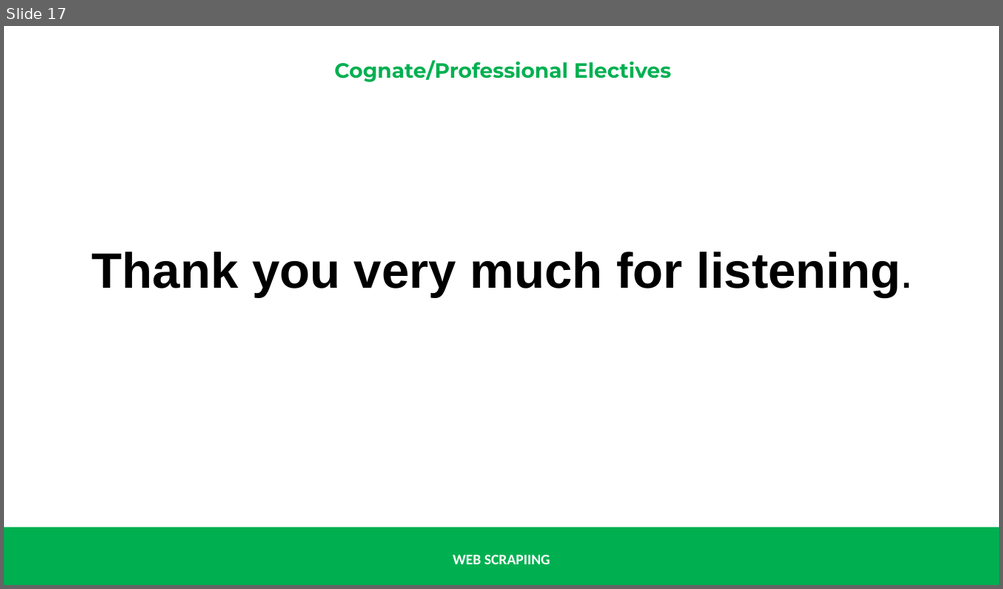
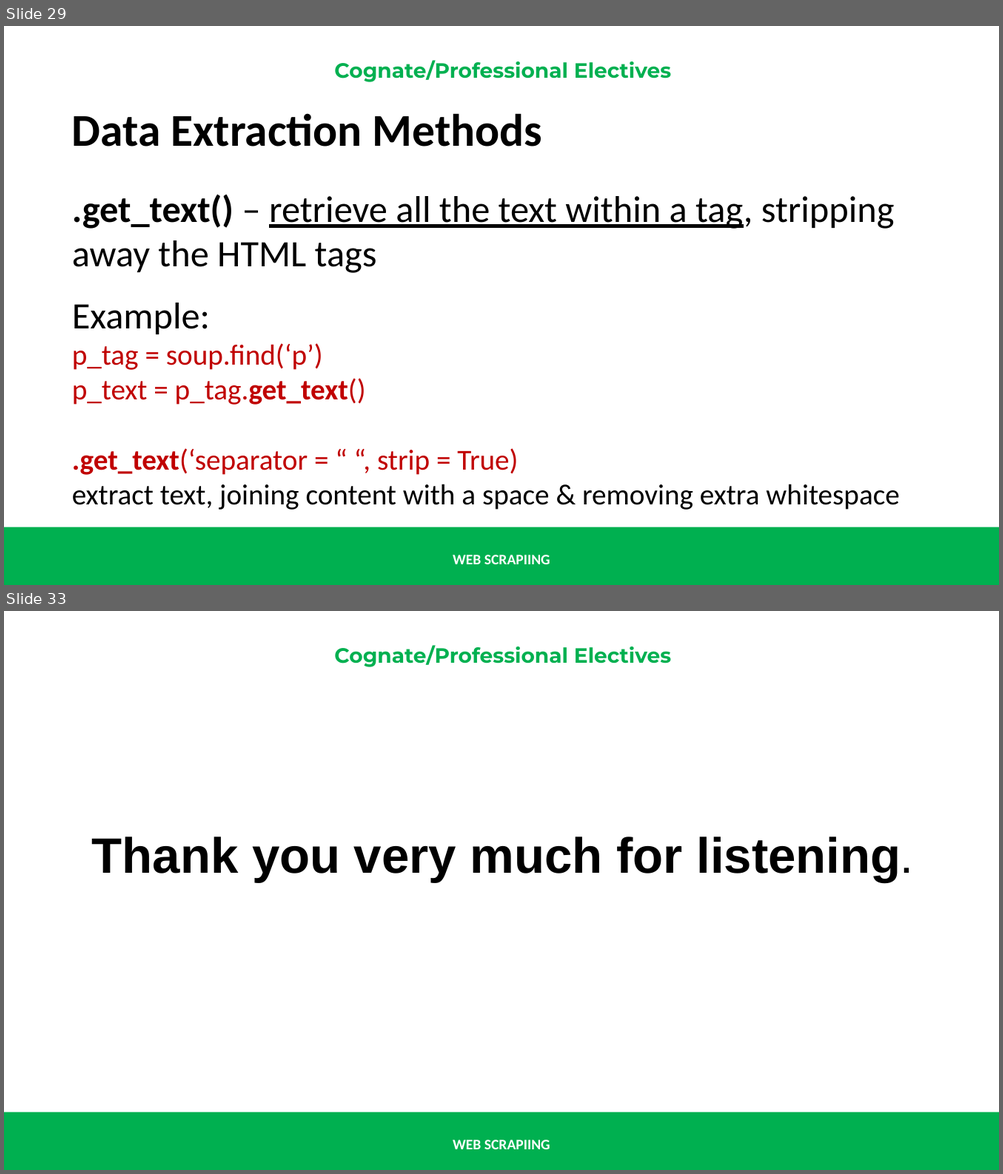
Before and after one commit to renatomaaliw3/public_files, a slide deck: CPE Electives (1 - 3)/01. Lectures Notebook/00. Presentations & Text Books/01. Electives 1 to 3/06.5 Web Scraping.pptx. Shown one above the other, each under a label of ours: slide 17 before the commit, slides 29 and 33 after it; the slides between them are not shown. The pictures are 1003x589 and 1003x1174 pixels, drawn with LibreOffice and Linux fonts; fonts in the diff are those of the drawing. Boxes give left, top, right and bottom in pixels: in the first picture for what was removed or moved away, otherwise in the second. Text is boxed around its words. In the diff, an @@ line names an element or a change of style, - is before the commit and + after.

```diff
--- a/CPE Electives (1 - 3)/01. Lectures Notebook/00. Presentations & Text Books/01. Electives 1 to 3/06.5 Web Scraping.pptx
+++ b/CPE Electives (1 - 3)/01. Lectures Notebook/00. Presentations & Text Books/01. Electives 1 to 3/06.5 Web Scraping.pptx
@@ slide 29 added at (x1=4, y1=26, x2=999, y2=585), background #FFFFFF; not listed: 3 template elements that a slide beside it also shows @@
@@ text added at (x1=72, y1=113, x2=899, y2=510), 28 pt, text #000000 @@
+Data Extraction Methods
+.get_text() – retrieve all the text within a tag, stripping away the HTML tags
+Example:
+p_tag = soup.find(‘p’)
+p_text = p_tag.get_text()
+.get_text(‘separator = “ “, strip = True)
+extract text, joining content with a space & removing extra whitespace
@@ what was slide 17 is now slide 33 @@
```
Also in this commit, not shown: 1 slide changed, 16 other slides added, 1 slide removed.
